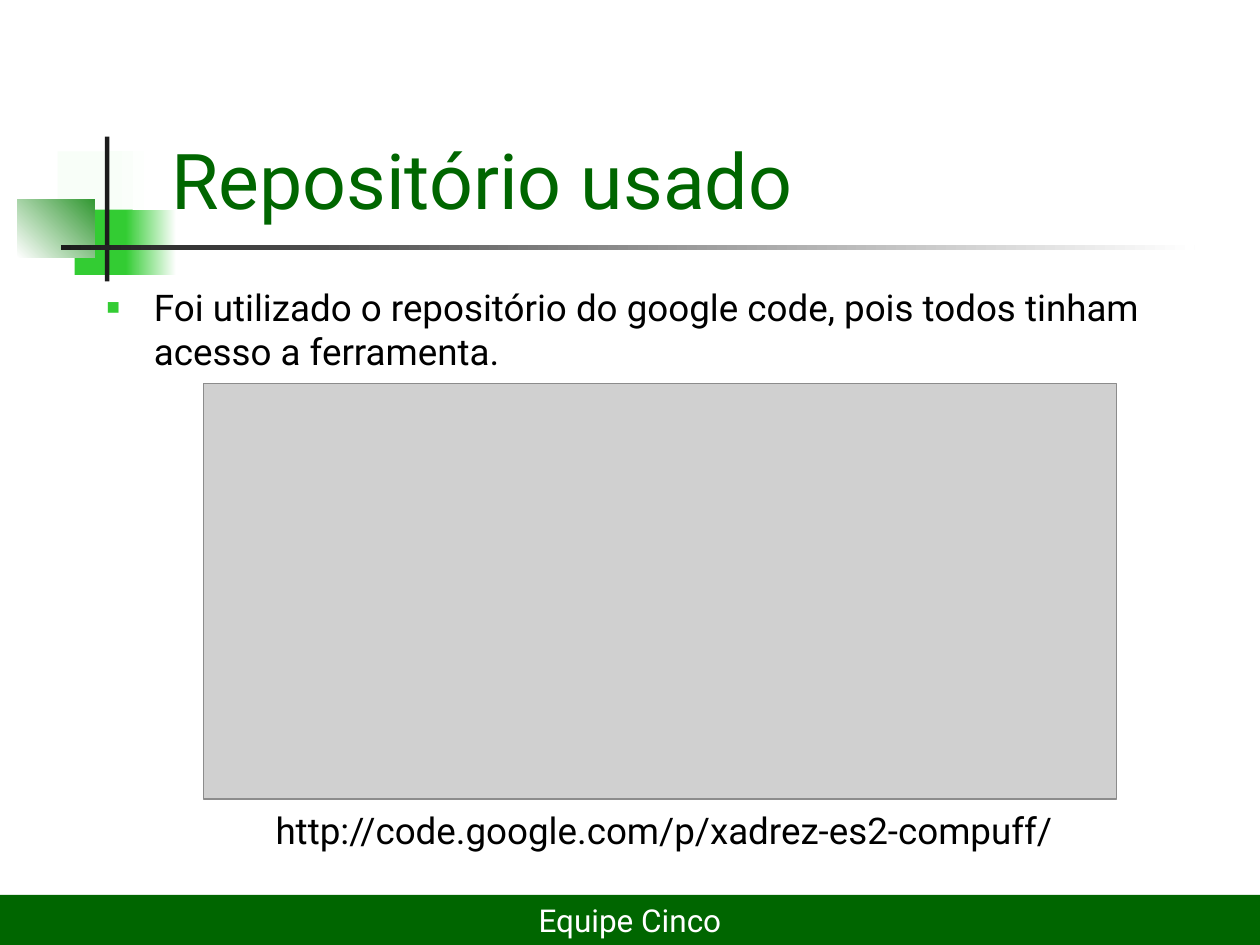
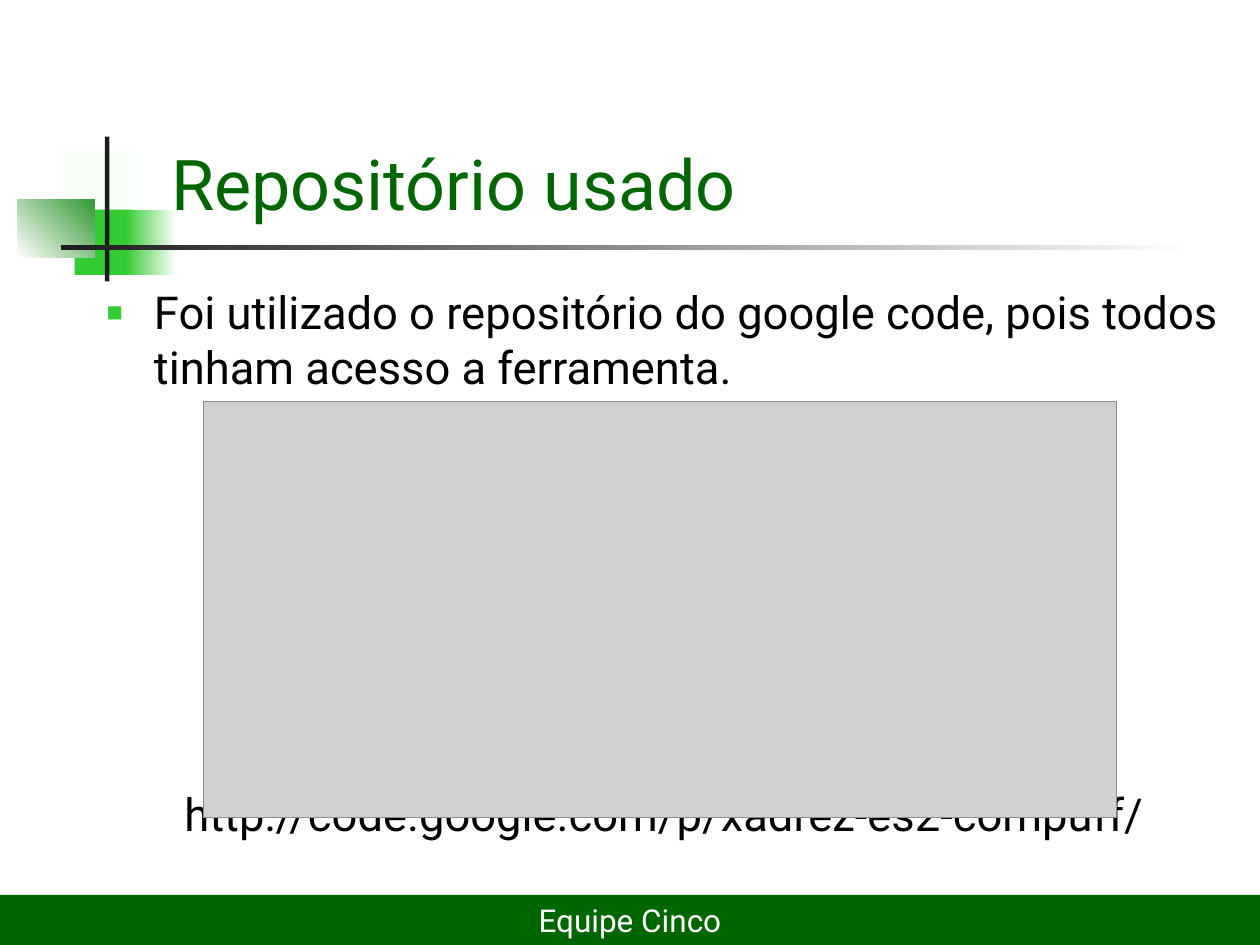
Before and after one commit to lDarthKill/xadrez-es2-compuff, a slide deck: slide 11 of Documentos/Projeto Xadrez2seminário.ppt (slide 10 before the commit). Drawn at 1260x945 pixels with LibreOffice and Linux fonts; fonts in the diff are those of the drawing; grey boxes stand for pictures. Boxes give left, top, right and bottom in pixels: in the first picture for what was removed or moved away, otherwise in the second. Text is boxed around its words. In the diff, an @@ line names an element or a change of style, - is before the commit and + after.

```diff
--- a/Documentos/Projeto Xadrez2seminário.ppt
+++ b/Documentos/Projeto Xadrez2seminário.ppt
@@ title "Repositório usado" at bbox=[171, 157, 736, 225]: size 44 to 40 pt @@
@@ text "Foi utilizado o repositório do ..." at bbox=[154, 295, 1217, 842]: size 21 to 25.9 pt; more space between paragraphs @@
@@ picture: place and size @@
-picture at bbox=[203, 383, 1115, 799]
+picture at bbox=[203, 402, 1115, 818]
```
Also in this commit, not shown: 13 other slides changed, 2 slides added.
